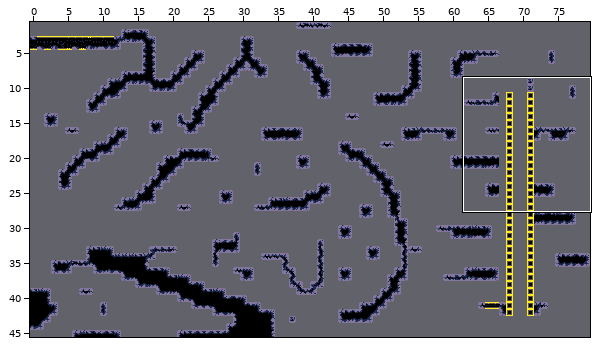
An edit to a level. Tiled map, assets/test-level-big.tmx. Above: a wide view before the commit, with the close-up outlined.
Close-up. First the earlier version:
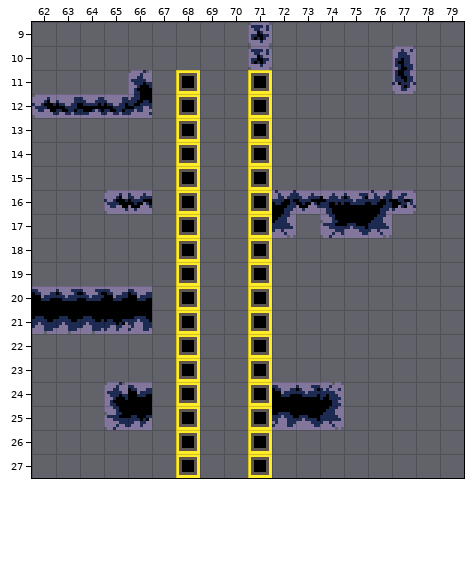
Cells are 8x8 px. Shown: x 62..79, y 9..27. The commit also changed other parts of the map, which this record leaves out. Tiles whose own drawing changed are shown in their newer look in all pictures.
The same view after the edit:
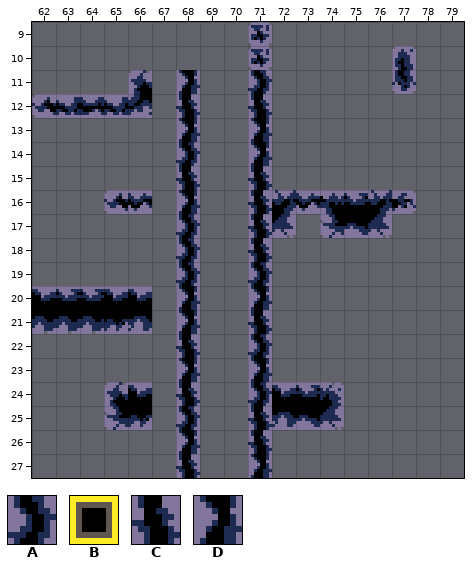
Key: from "simple-tileset": A 29, B 33, C 39, D 49.
_ is an empty cell.
Changes in this commit:
Layer "solids":
Tile A replaces tile B in row 11 at x 71; in row 14 at x 68; in rows 17 to 18 at x 68; in row 19 at x 68 and 71; in row 22 at x 71; in row 24 at x 71.
Tile A replaces tile B in row 25 at x 68.
Tile C replaces tile B in row 12 at x 68 and 71; in row 15 at x 68 and 71; in rows 16 to 18 at x 71; in row 21 at x 71; in row 22 at x 68; in row 24 at x 68.
Tile C replaces tile B in rows 25 to 26 at x 71; in row 27 at x 68.
Tile D replaces tile B in row 11 at x 68; in row 13 at x 68 and 71; in row 14 at x 71; in row 16 at x 68; in row 20 at x 68 and 71; in row 21 at x 68.
Tile D replaces tile B in row 23 at x 68 and 71; in row 26 at x 68; in row 27 at x 71.
Pixel boxes of the changes (left, top, right, bottom) in both close-ups:
changed: (176, 70, 200, 478)
changed: (248, 70, 272, 478)
